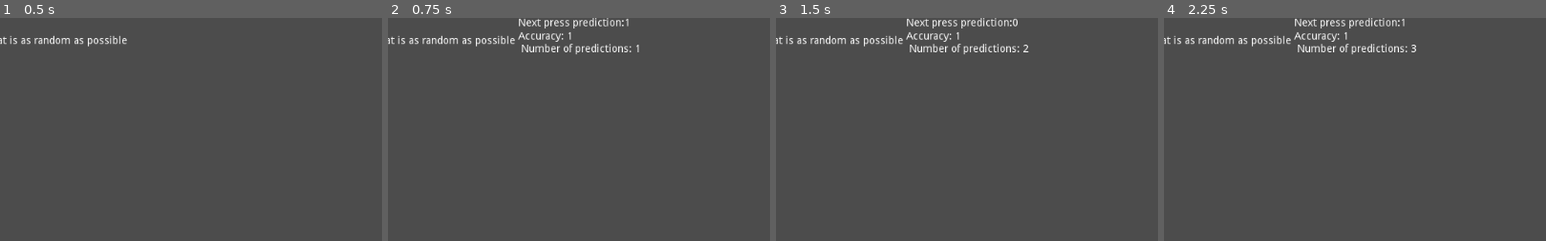
Above: before the commit, frames 1-4 (left to right).
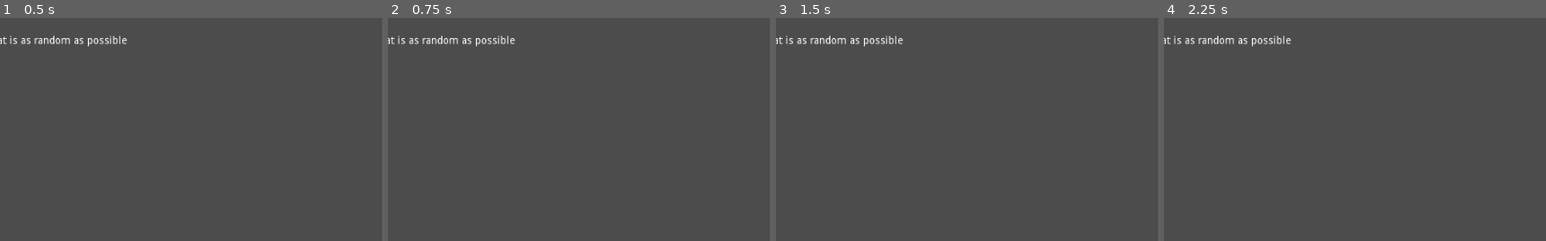
Above: after the commit, the same moments.

Repository: Winsalot/HumanRandomnessTest
Game: Godot game, scene res://Main.tscn
Same seed, same stepped clock (60 frames per second), same inputs: the game is played once before the commit and once after it.
Inputs:
- Up to frame 1 (0.5 s): no input
- Up to frame 2 (0.75 s): click "0" at 0.5 s
- Up to frame 3 (1.5 s): click "1" at 1.25 s
- Up to frame 4 (2.25 s): click "0" at 2 s
The pictures show only the part of the screen within x 25-75%, y 0-50%; the shares and areas given below are measured in that part.

Frame 1 is identical in both runs. In frame 2, 1.3% of the frame differs, in the area x 34-66%, y 0-17%; in frame 3, 1.3%, in the area x 34-67%, y 0-17%; in frame 4, 1.3%.

Commit message:
added warm-up period

Diff:
--- a/Main.gd
+++ b/Main.gd
@@ -1,10 +1,12 @@
 extends Control
 
 export var Ngram_max = 5
+export var nacc_from = 10
 
 onready var button_history = []
 var next_press
 var rng = RandomNumberGenerator.new()
+
 
 var ngram_freq = {}
 
@@ -64,6 +66,8 @@
 
 
 func update_acc(press):
+	if button_history.size()< nacc_from:
+		return
 	accuracy[1]+=1
 	if next_press == press:
 		accuracy[0]+=1
@@ -71,6 +75,9 @@
 
 
 func update_labels():
+	if button_history.size() < nacc_from+1:
+		return
+
 	$HBoxContainer/VBoxContainer2/Next_pred.text = "Next press prediction:" + \
 	String(next_press)
 	$HBoxContainer/VBoxContainer2/Acc.text = "Accuracy: " + \
--- a/Main.tscn
+++ b/Main.tscn
@@ -1,6 +1,18 @@
-[gd_scene load_steps=2 format=2]
+[gd_scene load_steps=6 format=2]
 
 [ext_resource path="res://Main.gd" type="Script" id=1]
+
+[sub_resource type="InputEventAction" id=1]
+action = "select_0"
+
+[sub_resource type="ShortCut" id=2]
+shortcut = SubResource( 1 )
+
+[sub_resource type="InputEventAction" id=3]
+action = "select_1"
+
+[sub_resource type="ShortCut" id=4]
+shortcut = SubResource( 3 )
 
 [node name="Main" type="Control"]
 anchor_right = 1.0
@@ -19,7 +31,7 @@
 
 [node name="VBoxContainer" type="VBoxContainer" parent="HBoxContainer"]
 margin_right = 428.0
-margin_bottom = 68.0
+margin_bottom = 40.0
 __meta__ = {
 "_edit_use_anchors_": false
 }
@@ -31,12 +43,14 @@
 [node name="Button_A" type="Button" parent="HBoxContainer/VBoxContainer/Container"]
 margin_right = 20.0
 margin_bottom = 20.0
+shortcut = SubResource( 2 )
 text = "0"
 
 [node name="Button_B" type="Button" parent="HBoxContainer/VBoxContainer/Container"]
 margin_left = 24.0
 margin_right = 44.0
 margin_bottom = 20.0
+shortcut = SubResource( 4 )
 text = "1"
 __meta__ = {
 "_edit_use_anchors_": false
@@ -51,7 +65,7 @@
 [node name="VBoxContainer2" type="VBoxContainer" parent="HBoxContainer"]
 margin_left = 432.0
 margin_right = 432.0
-margin_bottom = 68.0
+margin_bottom = 40.0
 
 [node name="Next_pred" type="Label" parent="HBoxContainer/VBoxContainer2"]
 margin_bottom = 14.0
--- a/project.godot
+++ b/project.godot
@@ -19,6 +19,19 @@
 run/main_scene="res://Main.tscn"
 config/icon="res://icon.png"
 
+[input]
+
+select_0={
+"deadzone": 0.5,
+"events": [ Object(InputEventKey,"resource_local_to_scene":false,"resource_name":"","device":0,"alt":false,"shift":false,"control":false,"meta":false,"command":false,"pressed":false,"scancode":48,"unicode":0,"echo":false,"script":null)
+ ]
+}
+select_1={
+"deadzone": 0.5,
+"events": [ Object(InputEventKey,"resource_local_to_scene":false,"resource_name":"","device":0,"alt":false,"shift":false,"control":false,"meta":false,"command":false,"pressed":false,"scancode":49,"unicode":0,"echo":false,"script":null)
+ ]
+}
+
 [rendering]
 
 environment/default_environment="res://default_env.tres"
